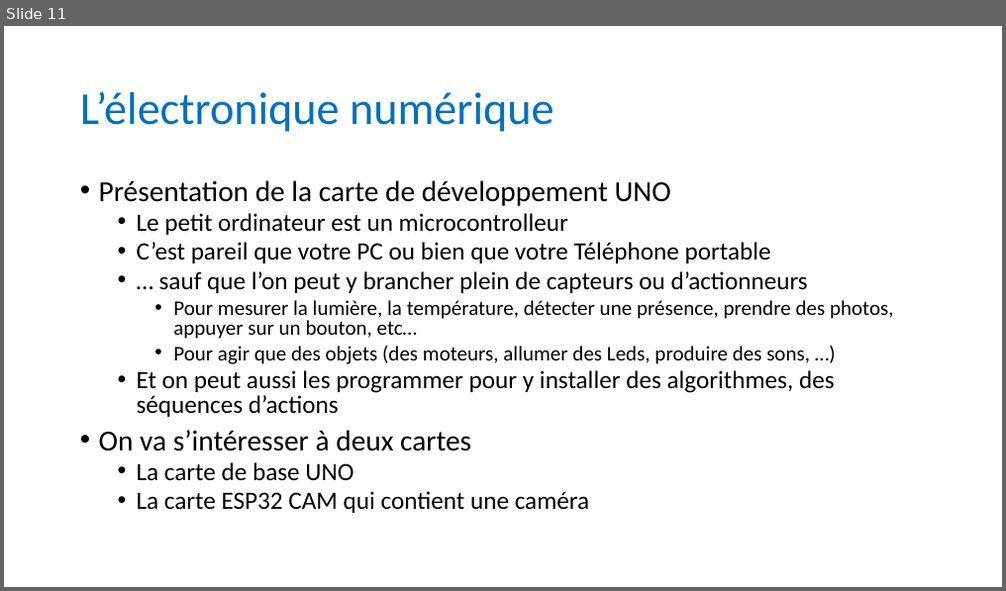
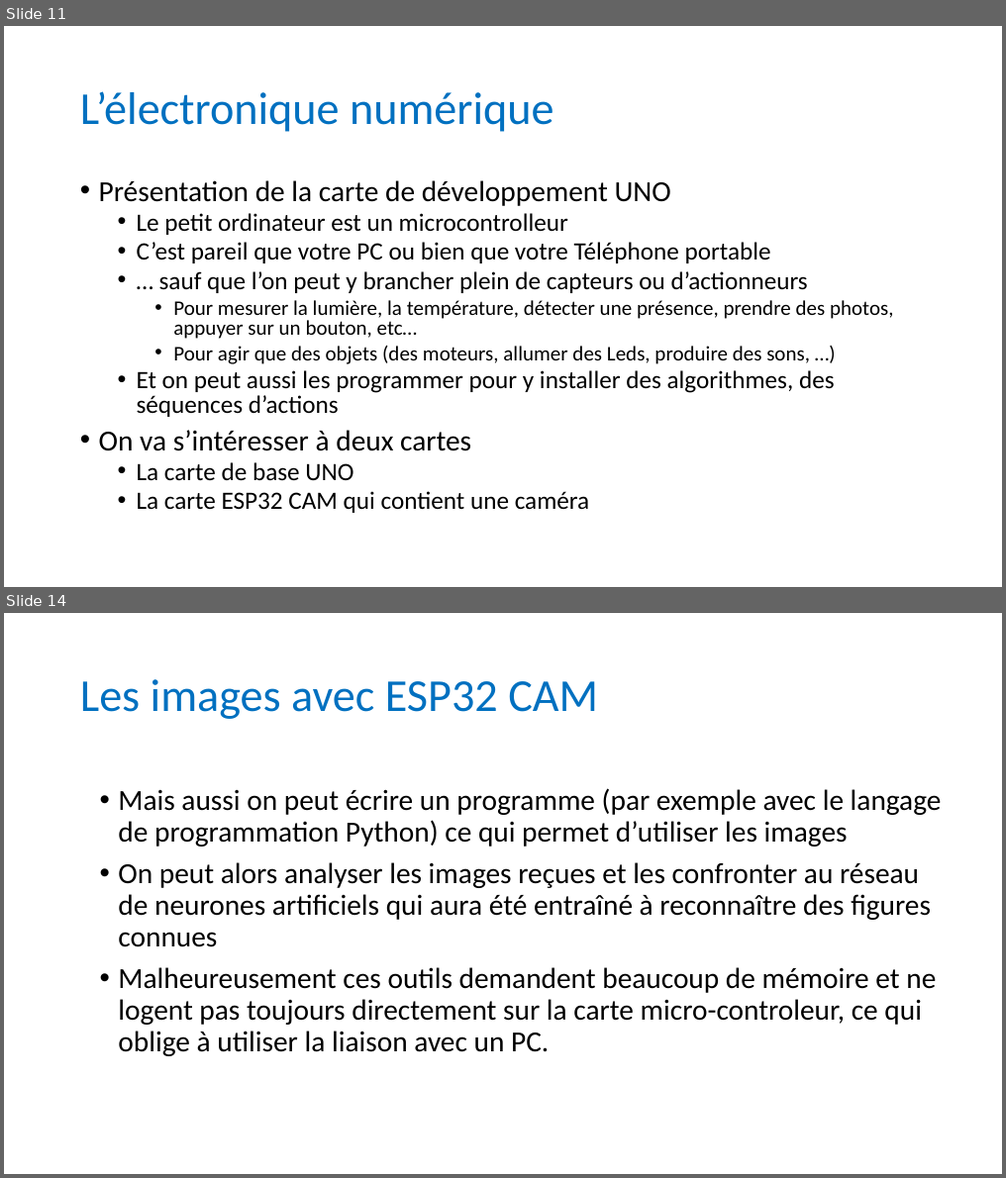
Before and after one commit to anumby-source/RobotServiceJeunesse2023, a slide deck: Journée du 5 mai 2023.pptx. Shown one above the other, each under a label of ours: slide 11 before the commit, slides 11 and 14 after it; the slides between them are not shown. The pictures are 1006x591 and 1006x1178 pixels, drawn with LibreOffice and Linux fonts; fonts in the diff are those of the drawing. Boxes give left, top, right and bottom in pixels: in the first picture for what was removed or moved away, otherwise in the second. Text is boxed around its words. In the diff, an @@ line names an element or a change of style, - is before the commit and + after.

Commit message:
Evolutions des programmes .ino Présentation pour la journée du 5 mai

```diff
--- a/Journée du 5 mai 2023.pptx
+++ b/Journée du 5 mai 2023.pptx
@@ slide 14 added at <box>4,613,1002,1174</box>, background #FFFFFF @@
@@ title added at <box>80,679,598,719</box>, 44 pt, text #0070C0 @@
+Les images avec ESP32 CAM
@@ text added at <box>118,788,942,1057</box>, 28 pt, text #000000 @@
+• Mais aussi on peut écrire un programme (par exemple avec le langage de programmation Python) ce qui permet d’utiliser les images
+• On peut alors analyser les images reçues et les confronter au réseau de neurones artificiels qui aura été entraîné à reconnaître des figures connues
+• Malheureusement ces outils demandent beaucoup de mémoire et ne logent pas toujours directement sur la carte micro-controleur, ce qui oblige à utiliser la liaison avec un PC.
```
Also in this commit, not shown: 1 slide changed, 2 other slides added.
